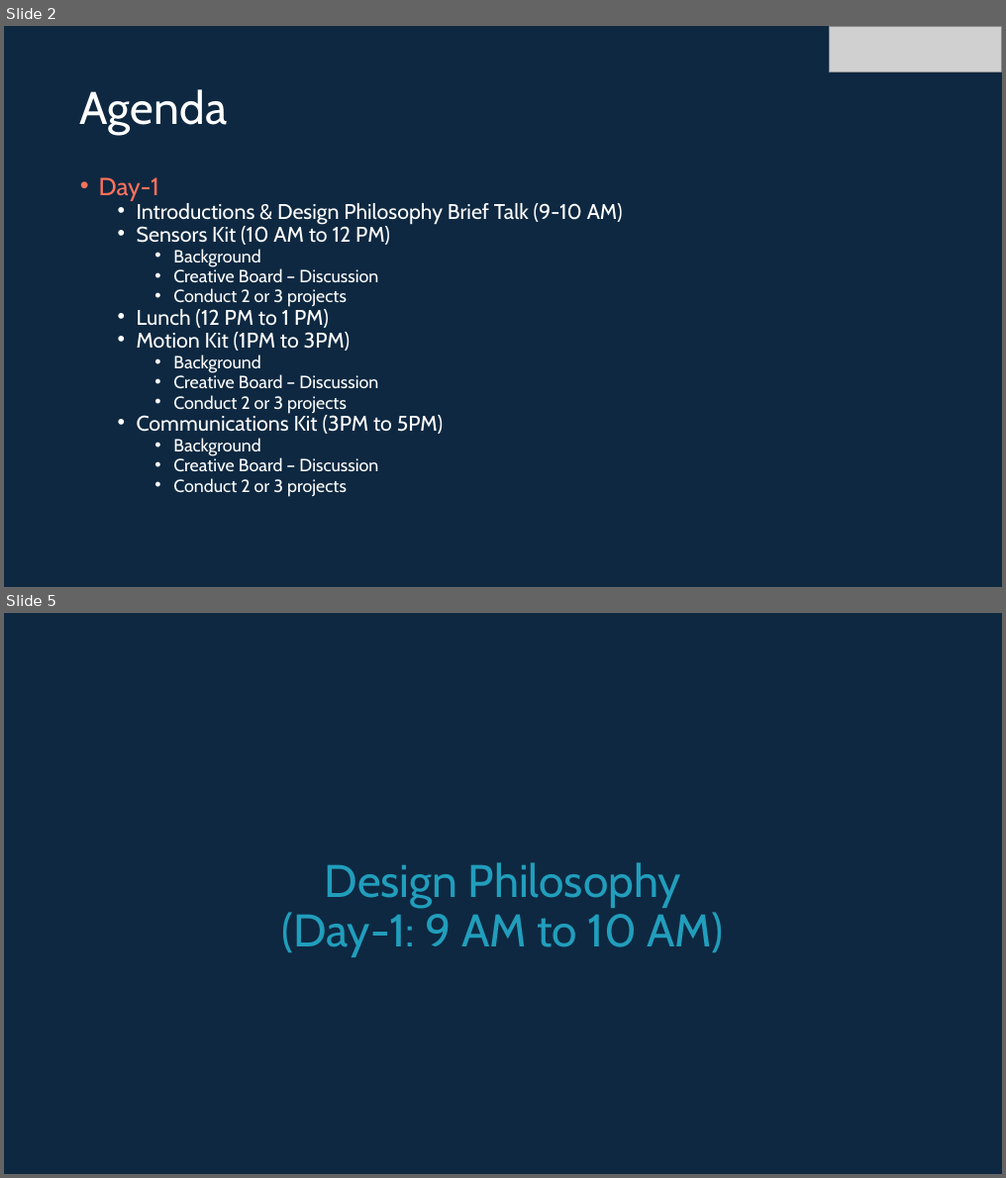
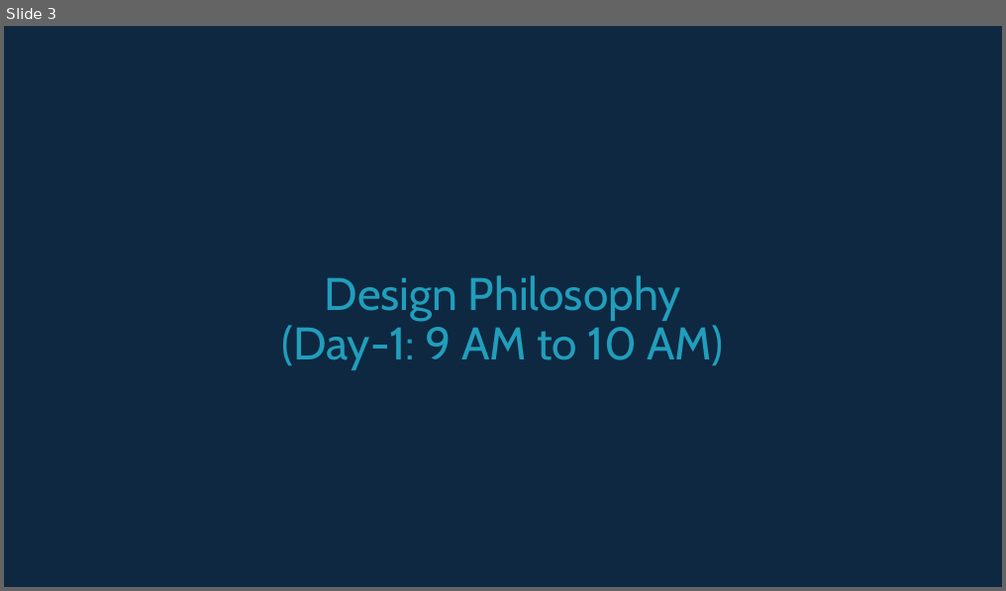
Before and after one commit to info-zas/Training, a slide deck: GPREC/GPRC_TrainingSchedule_V2.pptx. Shown one above the other, each under a label of ours: slides 2 and 5 before the commit, slide 3 after it; the slides between them are not shown. The pictures are 1006x1178 and 1006x591 pixels, drawn with LibreOffice and Linux fonts; fonts in the diff are those of the drawing; grey boxes stand for pictures. Boxes give left, top, right and bottom in pixels: in the first picture for what was removed or moved away, otherwise in the second. Text is boxed around its words. In the diff, an @@ line names an element or a change of style, - is before the commit and + after.

```diff
--- a/GPREC/GPRC_TrainingSchedule_V2.pptx
+++ b/GPREC/GPRC_TrainingSchedule_V2.pptx
@@ slide 2 removed at (x1=4, y1=26, x2=1002, y2=587), background #0E2841 @@
@@ picture removed at (x1=829, y1=26, x2=1001, y2=73) @@
@@ title removed at (x1=80, y1=89, x2=227, y2=135) @@
-Agenda
@@ text removed at (x1=99, y1=177, x2=623, y2=497) @@
-• Day-1
-  • Introductions & Design Philosophy Brief Talk (9-10 AM)
-  • Sensors Kit (10 AM to 12 PM)
-    • Background
-    • Creative Board – Discussion
-    • Conduct 2 or 3 projects
-  • Lunch (12 PM to 1 PM)
-  • Motion Kit (1PM to 3PM)
-    • Background
-    • Creative Board – Discussion
-    • Conduct 2 or 3 projects
-  • Communications Kit (3PM to 5PM)
-    • Background
-    • Creative Board – Discussion
-    • Conduct 2 or 3 projects
@@ what was slide 5 is now slide 3 @@
```
Also in this commit, not shown: 3 slides changed, 5 slides added, 5 other slides removed, 1 other file.
